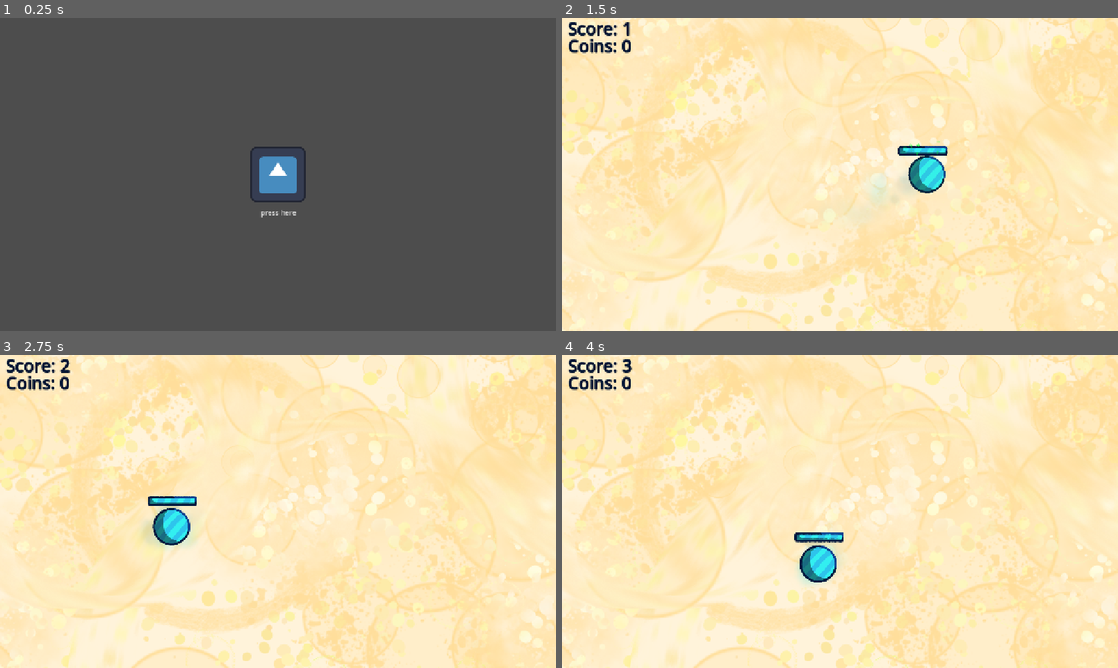
Above: before the commit, frames 1-4 (two rows, left to right).
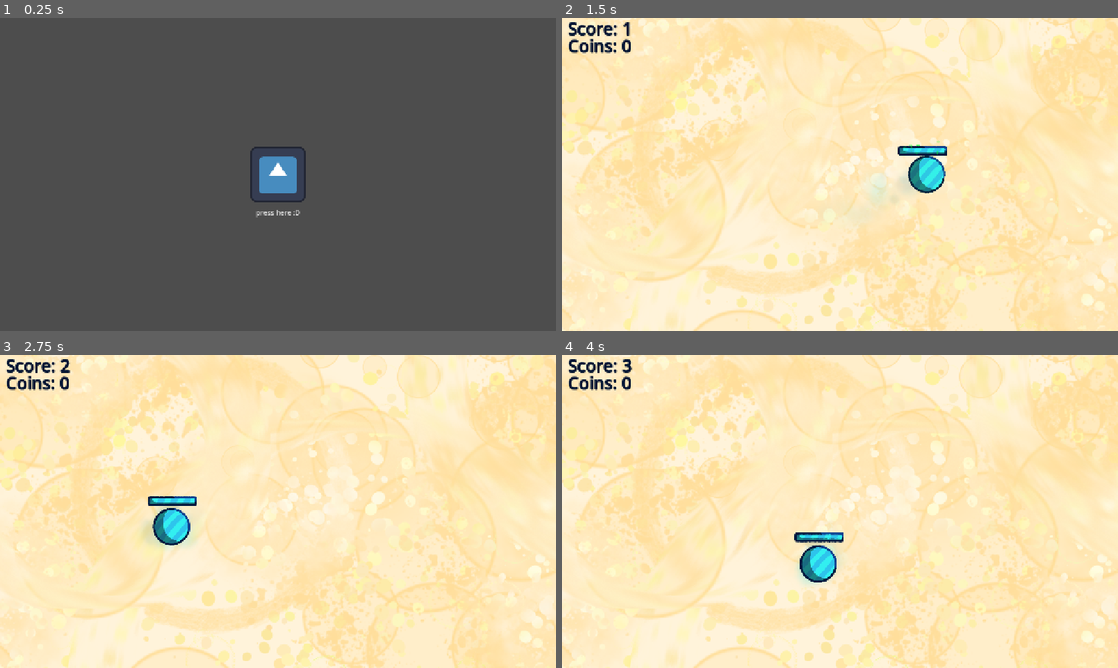
Above: after the commit, the same moments.

Repository: onebobtwobobredbobbluebob/dot-dodge-game
Game: Godot game, scene res://main/main.tscn
Same seed, same stepped clock (60 frames per second), same inputs: the game is played once before the commit and once after it. The engine's default icon, where the game draws it, is replaced by a stand-in: a white triangle on a blue panel in a dark square.
Inputs (mouse positions are in pixels of both pictures, inside the frame that each line leads up to):
- Up to frame 1 (0.25 s): no input
- Up to frame 2 (1.5 s): click "press here" (after the commit: "press here :D") at 0.5 s; tap Enter at 1.25 s; move the mouse to (962, 158) at 1.27 s; hold Right from 1.28 s (still down); tap L (toggle_leaderboard) at 1.35 s; click (962, 158) at 1.42 s
- Up to frame 3 (2.75 s): move the mouse to (166, 527) at 2.02 s; release Right at 2.03 s; hold Down from 2.03 s (still down); tap Alt at 2.1 s
- Up to frame 4 (4 s): move the mouse to (895, 442) at 2.77 s; release Down at 2.78 s; hold Right 2.78-3.53 s; tap Shift at 2.85 s; move the mouse to (812, 574) at 3.52 s; hold Up from 3.53 s (still down); tap L (toggle_leaderboard) at 3.6 s; click (812, 574) at 3.67 s

The runs differ from the first frame. In frame 1, less than 0.1% of the frame differs, in the area x 46-54%, y 61-64%; in frame 2, less than 0.1%; in frame 3, less than 0.1%; in frame 4, nothing differs.

Commit message:
refactoring the scene transitions to be more oragnized

Diff:
--- a/main/main.gd
+++ b/main/main.gd
@@ -20,7 +20,8 @@
 
 func _process(delta: float) -> void:
 	if GameState.alive == 2:
-		world.queue_free()
+		if is_instance_valid(world):
+			world.queue_free()
 		if leaderboard:
 			if board_ready:
 				if $Ded.visible:
@@ -72,10 +73,39 @@
 				#print(GameState.camera.shake)
 				GameState.camera.shake = 60
 
+func start_main_menu():
+	pass
+
+func in_main_menu():
+	pass
+
 func start_game():
 	$Title.visible = false
 	GameState.start_game()
 	add_child(world)
+
+func in_game():
+	pass
+
+func start_death_screen():
+	pass
+
+func in_death_screen():
+	pass
+
+func start_leaderboard():
+	pass
+
+func in_leaderboard():
+	pass
+
+func start_shop():
+	pass
+
+func in_shop():
+	pass
+
+
 
 func _on_leaderboard(id: String, config: Dictionary, entries: Array):
 	print(id + ": " + "entires: " + str(entries.size()))
--- a/main/main.tscn
+++ b/main/main.tscn
@@ -82,11 +82,11 @@
 texture = ExtResource("6_4dugh")
 
 [node name="MenuButton" type="MenuButton" parent="Title" unique_id=555276249]
-offset_left = -44.0
+offset_left = -55.0
 offset_top = 72.0
-offset_right = 46.0
+offset_right = 55.0
 offset_bottom = 103.0
-text = "press here"
+text = "press here :D"
 script = ExtResource("7_67ri8")
 metadata/_edit_use_anchors_ = true
 
